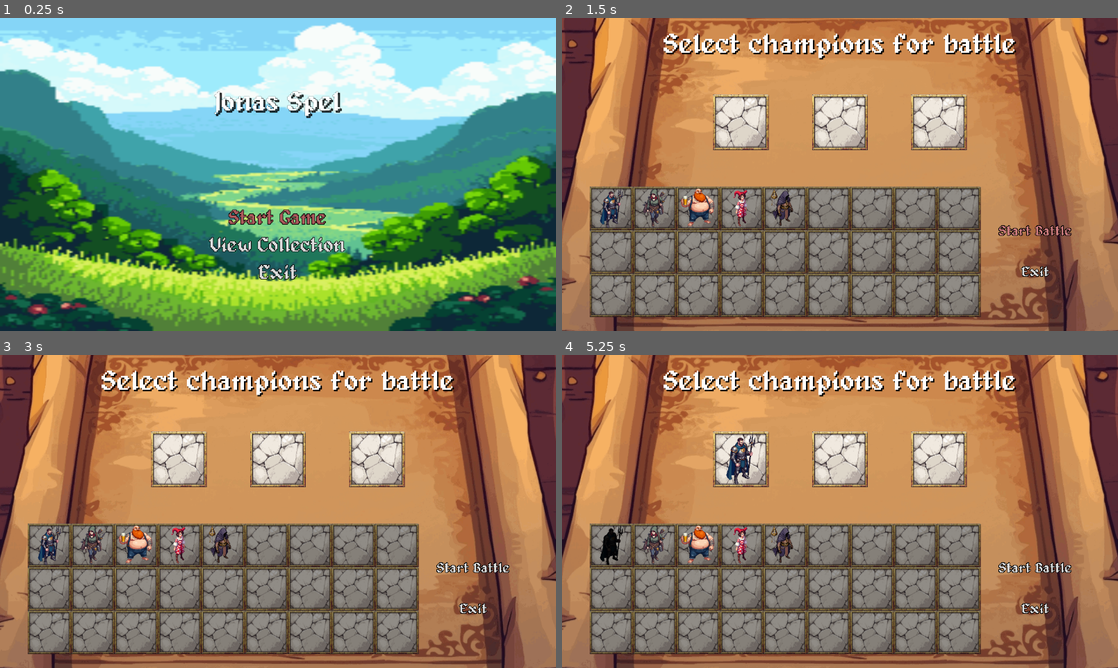
Above: before the commit, frames 1-4 (two rows, left to right).
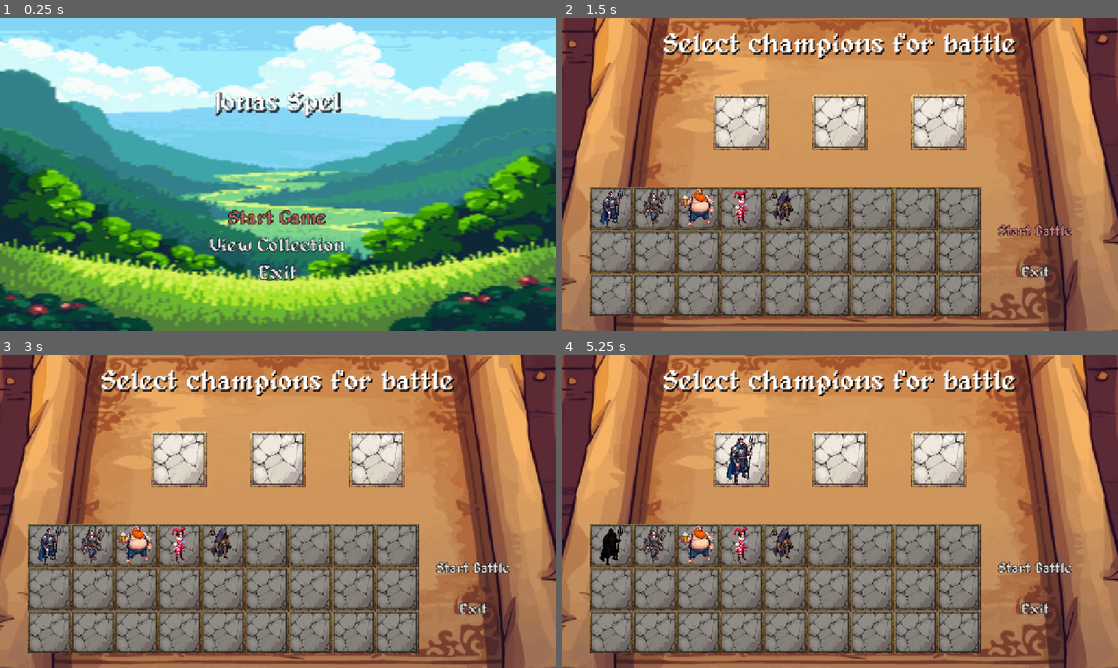
Above: after the commit, the same moments.

Repository: Pensho/Champ_Collector_2
Game: Godot game, scene res://Scenes/main.tscn
Two runs of this game, one before a commit and one after it. Both use one fixed random seed, a clock stepped at 60 frames per second and the inputs below.
Inputs (mouse positions are in pixels of both pictures, inside the frame that each line leads up to):
- Up to frame 1 (0.25 s): no input
- Up to frame 2 (1.5 s): click "Start Game" at 0.5 s; click "Start Battle" at 1.25 s
- Up to frame 3 (3 s): click "Start Battle" at 2 s; click (177, 458) at 2.75 s
- Up to frame 4 (5.25 s): click (840, 458) at 3.5 s; click (940, 458) at 4.25 s; click (612, 545) at 5.02 s

The runs differ from the first frame. In frame 1, 2.7% of the frame differs, in the area x 0-100%, y 1-99%; in frame 2, 7.9%; in frame 3, 7.9%; in frame 4, 8.0%, in the area x 0-100%, y 0-100%.

Commit message:
Turn bar revamp & character death visuals
Made the turn bar and characters representation much larger, this makes it much easier to see on a phone.
Disconnected the reliance on pixels to an abstract speed calculation that also allows easy balance to set how long a player would need to wait at most for a turn.
Resolves: #26 & #32

Added a grayscale shader to characters that has died to make it clearer for the player.

Diff:
--- /dev/null
+++ b/Assets/Champ Collector/Shaders/grayscale.gdshader
@@ -0,0 +1,7 @@
+shader_type canvas_item;
+
+uniform bool weighted = true;
+
+void fragment() {
+	COLOR.rgb = mix(vec3((COLOR.r + COLOR.g + COLOR.b) / 3.0),  vec3(0.299 * COLOR.r + 0.587 * COLOR.g + 0.114 * COLOR.b), float(weighted));
+}
--- a/Data/Character_Player_Variants/Herald_of_the_loom.tres
+++ b/Data/Character_Player_Variants/Herald_of_the_loom.tres
@@ -21,7 +21,5 @@
 _resistance = 30
 _mysticism = 70
 _knowledge = 10
-_critChance = 5
-_critDamage = 150
-_attributes_weights = Array[int]([6, 6, 8])
+_attributes_weights = Array[int]([6, 6, 4])
 metadata/_custom_type_script = "uid://ftdwxfh8y3n1"
--- a/Data/Character_Player_Variants/Jester.tres
+++ b/Data/Character_Player_Variants/Jester.tres
@@ -10,8 +10,6 @@
 _name = "Jester"
 _texture = "res://Assets/Champ Collector/Creatures/Jester/Jester_0001.png"
 _normal_map = "res://Assets/Champ Collector/Creatures/Jester/Jester_0001_Normal_Map.png"
-_rarity = 0
-_faction = 0
 _role = 11
 _skills = Array[ExtResource("1_r2vnm")]([ExtResource("2_3tcpa"), ExtResource("2_3tcpa"), ExtResource("3_efesd")])
 _health = 70
@@ -22,6 +20,4 @@
 _resistance = 30
 _mysticism = 20
 _knowledge = 20
-_critChance = 5
-_critDamage = 150
-_attributes_weights = Array[int]([0, 2, 3, 8])
+_attributes_weights = Array[int]([0, 2, 3, 5])
--- a/Data/Character_Player_Variants/Thief.tres
+++ b/Data/Character_Player_Variants/Thief.tres
@@ -10,7 +10,6 @@
 _name = "Thief"
 _texture = "res://Assets/Champ Collector/Creatures/Thief/Thief_0001.png"
 _normal_map = "res://Assets/Champ Collector/Creatures/Thief/Thief_0001_Normal_Map.png"
-_rarity = 0
 _faction = 2
 _role = 2
 _skills = Array[ExtResource("1_n4f0a")]([ExtResource("2_3tcpa"), ExtResource("2_3tcpa"), ExtResource("3_3tcpa")])
@@ -23,6 +22,5 @@
 _mysticism = 10
 _knowledge = 20
 _critChance = 15
-_critDamage = 150
-_attributes_weights = Array[int]([])
+_attributes_weights = Array[int]([2, 2, 7, 4])
 metadata/_custom_type_script = "uid://ftdwxfh8y3n1"
--- a/Scenes/battle.tscn
+++ b/Scenes/battle.tscn
@@ -32,36 +32,35 @@
 
 [node name="Character_1" parent="." instance=ExtResource("3_ww2ai")]
 visible = false
-position = Vector2(70, 370)
+position = Vector2(43, 302)
 _target_ID = 0
 
 [node name="Character_2" parent="." instance=ExtResource("3_ww2ai")]
 visible = false
-position = Vector2(280, 430)
+position = Vector2(299, 374)
 _target_ID = 1
 
 [node name="Character_3" parent="." instance=ExtResource("3_ww2ai")]
 visible = false
-position = Vector2(530, 460)
+position = Vector2(599, 379)
 _target_ID = 2
 
 [node name="Enemy_1" parent="." instance=ExtResource("3_ww2ai")]
 visible = false
-position = Vector2(295, 196)
+position = Vector2(378, 108)
 _target_ID = 3
 
 [node name="Enemy_2" parent="." instance=ExtResource("3_ww2ai")]
 visible = false
-position = Vector2(566, 177)
+position = Vector2(638, 121)
 _target_ID = 4
 
 [node name="Enemy_3" parent="." instance=ExtResource("3_ww2ai")]
 visible = false
-position = Vector2(813, 233)
+position = Vector2(879, 178)
 _target_ID = 5
 
-[node name="Battle UI" parent="." node_paths=PackedStringArray("_character_repr") instance=ExtResource("2_1ruyk")]
-_character_repr = [NodePath("../Character_1"), NodePath("../Character_2"), NodePath("../Character_3"), NodePath("../Enemy_1"), NodePath("../Enemy_2"), NodePath("../Enemy_3")]
+[node name="Battle UI" parent="." instance=ExtResource("2_1ruyk")]
 
 [node name="Turn_Indicator" type="TextureRect" parent="."]
 material = ExtResource("6_qeyqd")
--- a/Scenes/battle_ui.tscn
+++ b/Scenes/battle_ui.tscn
@@ -1,9 +1,10 @@
-[gd_scene load_steps=14 format=3 uid="uid://dy5q1foc8kon5"]
+[gd_scene load_steps=15 format=3 uid="uid://dy5q1foc8kon5"]
 
 [ext_resource type="Script" uid="uid://che4nfxkv8ukc" path="res://Scripts/UI/battle_ui.gd" id="1_gfldn"]
 [ext_resource type="Texture2D" uid="uid://cj6uxwt730ish" path="res://Assets/Champ Collector/Icons/Turn_Bar/walking-boot.svg" id="2_6sbxc"]
 [ext_resource type="Material" uid="uid://2tvv2h51laxc" path="res://Assets/Champ Collector/Material/Unshaded.tres" id="2_d07u5"]
 [ext_resource type="Shader" uid="uid://bxqgowk0maklx" path="res://Assets/Champ Collector/Shaders/battle_ui_button.gdshader" id="2_scq05"]
+[ext_resource type="Script" uid="uid://bdj0g5fc8d26k" path="res://Scripts/UI/turn_bar.gd" id="3_6lbqc"]
 [ext_resource type="Texture2D" uid="uid://dttmv410f1bo5" path="res://Assets/Champ Collector/Icons/Abilities/Stab/Stab_3.jpg" id="4_4blpl"]
 [ext_resource type="Material" uid="uid://btoxlv6hhnxp6" path="res://Assets/Champ Collector/Material/SkillMaterialShader.tres" id="4_d07u5"]
 [ext_resource type="Texture2D" uid="uid://ctbnnvhe6erv0" path="res://Assets/Champ Collector/Icons/Abilities/Bolas/Bolas_2.jpg" id="4_nm010"]
@@ -46,7 +47,7 @@
 shader_parameter/feather = 0.03
 shader_parameter/center = Vector2(0.5, 0.5)
 
-[node name="Battle UI" type="Control" node_paths=PackedStringArray("_char_turns")]
+[node name="Battle UI" type="Control"]
 layout_mode = 3
 anchors_preset = 15
 anchor_right = 1.0
@@ -54,67 +55,19 @@
 grow_horizontal = 2
 grow_vertical = 2
 script = ExtResource("1_gfldn")
-_char_turns = [NodePath("Camera2D/PlayerInfoBox/Char_1"), NodePath("Camera2D/PlayerInfoBox/Char_2"), NodePath("Camera2D/PlayerInfoBox/Char_3"), NodePath("Camera2D/PlayerInfoBox/Char_4"), NodePath("Camera2D/PlayerInfoBox/Char_5"), NodePath("Camera2D/PlayerInfoBox/Char_6")]
 
-[node name="Camera2D" type="Camera2D" parent="."]
-position = Vector2(641, 360)
-
-[node name="PlayerInfoBox" type="Panel" parent="Camera2D"]
-material = ExtResource("2_d07u5")
-offset_left = -614.0
-offset_top = -330.0
-offset_right = -264.0
-offset_bottom = -284.0
-theme_override_styles/panel = SubResource("StyleBoxFlat_4blpl")
-
-[node name="Char_1" type="TextureRect" parent="Camera2D/PlayerInfoBox"]
+[node name="PlayerInfoBox" type="Panel" parent="." node_paths=PackedStringArray("_char_turns")]
 material = ExtResource("2_d07u5")
 layout_mode = 0
-offset_top = -15.0
-offset_right = 40.0
-offset_bottom = 25.0
-expand_mode = 1
+offset_left = 20.0
+offset_top = 623.0
+offset_right = 1260.0
+offset_bottom = 703.0
+theme_override_styles/panel = SubResource("StyleBoxFlat_4blpl")
+script = ExtResource("3_6lbqc")
+_char_turns = [NodePath("Char_1"), NodePath("Char_2"), NodePath("Char_3"), NodePath("Char_4"), NodePath("Char_5"), NodePath("Char_6")]
 
-[node name="Char_2" type="TextureRect" parent="Camera2D/PlayerInfoBox"]
-material = ExtResource("2_d07u5")
-layout_mode = 0
-offset_top = -10.0
-offset_right = 40.0
-offset_bottom = 30.0
-expand_mode = 1
-
-[node name="Char_3" type="TextureRect" parent="Camera2D/PlayerInfoBox"]
-material = ExtResource("2_d07u5")
-layout_mode = 0
-offset_top = -5.0
-offset_right = 40.0
-offset_bottom = 35.0
-expand_mode = 1
-
-[node name="Char_4" type="TextureRect" parent="Camera2D/PlayerInfoBox"]
-material = ExtResource("2_d07u5")
-layout_mode = 0
-offset_right = 40.0
-offset_bottom = 40.0
-expand_mode = 1
-
-[node name="Char_5" type="TextureRect" parent="Camera2D/PlayerInfoBox"]
-material = ExtResource("2_d07u5")
-layout_mode = 0
-offset_top = 5.0
-offset_right = 40.0
-offset_bottom = 45.0
-expand_mode = 1
-
-[node name="Char_6" type="TextureRect" parent="Camera2D/PlayerInfoBox"]
-material = ExtResource("2_d07u5")
-layout_mode = 0
-offset_top = 10.0
-offset_right = 40.0
-offset_bottom = 50.0
-expand_mode = 1
-
-[node name="Turn_meter_icon" type="TextureRect" parent="Camera2D/PlayerInfoBox"]
+[node name="Turn_meter_icon" type="TextureRect" parent="PlayerInfoBox"]
 material = ExtResource("2_d07u5")
 layout_mode = 1
 anchors_preset = 4
@@ -128,44 +81,95 @@
 texture = ExtResource("2_6sbxc")
 expand_mode = 1
 
-[node name="Skill_Focus" type="TextureRect" parent="Camera2D"]
+[node name="Char_1" type="TextureRect" parent="PlayerInfoBox"]
 material = ExtResource("2_d07u5")
-offset_left = -851.0
-offset_top = -358.0
-offset_right = -651.0
-offset_bottom = -158.0
+layout_mode = 0
+offset_top = -15.0
+offset_right = 40.0
+offset_bottom = 25.0
+expand_mode = 1
+
+[node name="Char_2" type="TextureRect" parent="PlayerInfoBox"]
+material = ExtResource("2_d07u5")
+layout_mode = 0
+offset_top = -10.0
+offset_right = 40.0
+offset_bottom = 30.0
+expand_mode = 1
+
+[node name="Char_3" type="TextureRect" parent="PlayerInfoBox"]
+material = ExtResource("2_d07u5")
+layout_mode = 0
+offset_top = -5.0
+offset_right = 40.0
+offset_bottom = 35.0
+expand_mode = 1
+
+[node name="Char_4" type="TextureRect" parent="PlayerInfoBox"]
+material = ExtResource("2_d07u5")
+layout_mode = 0
+offset_right = 40.0
+offset_bottom = 40.0
+expand_mode = 1
+
+[node name="Char_5" type="TextureRect" parent="PlayerInfoBox"]
+material = ExtResource("2_d07u5")
+layout_mode = 0
+offset_top = 5.0
+offset_right = 40.0
+offset_bottom = 45.0
+expand_mode = 1
+
+[node name="Char_6" type="TextureRect" parent="PlayerInfoBox"]
+material = ExtResource("2_d07u5")
+layout_mode = 0
+offset_top = 10.0
+offset_right = 40.0
+offset_bottom = 50.0
+expand_mode = 1
+
+[node name="Skill_Focus" type="TextureRect" parent="."]
+material = ExtResource("2_d07u5")
+layout_mode = 0
+offset_left = -211.0
+offset_top = 2.0
+offset_right = -11.0
+offset_bottom = 202.0
 texture = SubResource("GradientTexture2D_6lbqc")
 
-[node name="Skill_1" type="Button" parent="Camera2D"]
+[node name="Skill_1" type="Button" parent="."]
 visible = false
 material = ExtResource("4_d07u5")
-offset_left = 209.0
-offset_top = 186.0
-offset_right = 359.0
-offset_bottom = 336.0
+layout_mode = 0
+offset_left = 1103.0
+offset_top = 129.0
+offset_right = 1253.0
+offset_bottom = 279.0
 icon = ExtResource("4_nm010")
 expand_icon = true
 
-[node name="Skill_2" type="Button" parent="Camera2D"]
+[node name="Skill_2" type="Button" parent="."]
 visible = false
 material = SubResource("ShaderMaterial_6lbqc")
-offset_left = 423.0
-offset_top = 153.0
-offset_right = 573.0
-offset_bottom = 303.0
+layout_mode = 0
+offset_left = 1102.0
+offset_top = 289.0
+offset_right = 1252.0
+offset_bottom = 439.0
 icon = ExtResource("4_4blpl")
 expand_icon = true
 
-[node name="Skill_3" type="Button" parent="Camera2D"]
+[node name="Skill_3" type="Button" parent="."]
 visible = false
 material = SubResource("ShaderMaterial_rvbdk")
-offset_left = 447.0
-offset_top = -41.0
-offset_right = 597.0
-offset_bottom = 109.0
+layout_mode = 0
+offset_left = 1103.0
+offset_top = 453.0
+offset_right = 1253.0
+offset_bottom = 603.0
 icon = ExtResource("6_scq05")
 expand_icon = true
 
-[connection signal="button_up" from="Camera2D/Skill_1" to="." method="_on_skill_1_button_up"]
-[connection signal="button_up" from="Camera2D/Skill_2" to="." method="_on_skill_2_button_up"]
-[connection signal="button_up" from="Camera2D/Skill_3" to="." method="_on_skill_3_button_up"]
+[connection signal="button_up" from="Skill_1" to="." method="_on_skill_1_button_up"]
+[connection signal="button_up" from="Skill_2" to="." method="_on_skill_2_button_up"]
+[connection signal="button_up" from="Skill_3" to="." method="_on_skill_3_button_up"]
--- a/Scripts/Character/Skills.gd
+++ b/Scripts/Character/Skills.gd
@@ -6,7 +6,6 @@
 
 const PLAYER_IDS: Array[int] = [0,1,2]
 const MONSTER_IDS: Array[int] = [3,4,5]
-const HEAP_ON_MULTIPLIER: float = 0.2
 
 static var _heap_on_stacks: Array[int] = [0, 0, 0, 0, 0, 0]
 static var _heap_on_value: Array[float] = [1.0, 1.0, 1.0, 1.0, 1.0, 1.0]
@@ -20,7 +19,7 @@
 	match p_skill.skill_type:
 		Types.Skill_Type.Heap_On:
 			if (0 == _heap_on_stacks[p_caster_ID]):
-				_heap_on_value[p_caster_ID] = float(p_caster_attr[Types.Attribute.Health]) * HEAP_ON_MULTIPLIER
+				_heap_on_value[p_caster_ID] = float(p_caster_attr[Types.Attribute.Health]) * main.GAME_BALANCE.HEAP_ON_MULTIPLIER
 			p_caster_attr[Types.Attribute.Health] += int(_heap_on_value[p_caster_ID] * float(_heap_on_stacks[p_caster_ID]))
 			_heap_on_stacks[p_caster_ID] += 1
 		Types.Skill_Type.Burning_Bolas:
--- a/Scripts/UI/battle_ui.gd
+++ b/Scripts/UI/battle_ui.gd
@@ -1,24 +1,31 @@
 class_name BattleUI extends Control
 
 @warning_ignore_start("unused_private_class_variable")
-@export var _char_turns: Array[TextureRect]
-@onready var _skill_button_1: Button = $Camera2D/Skill_1
-@onready var _skill_button_2: Button = $Camera2D/Skill_2
-@onready var _skill_button_3: Button = $Camera2D/Skill_3
-@export var _character_repr: Array[CharacterRepresentation]
-@onready var skill_focus: TextureRect = $Camera2D/Skill_Focus
+@onready var _skill_button_1: Button = $Skill_1
+@onready var _skill_button_2: Button = $Skill_2
+@onready var _skill_button_3: Button = $Skill_3
+@onready var skill_focus: TextureRect = $Skill_Focus
+@onready var _turn_bar: TurnBar = $PlayerInfoBox
 @warning_ignore_restore("unused_private_class_variable")
 
 const DAMAGE_NUMBER_TEMPLATE = preload("res://Scenes/ui/Damage_Number.tscn")
-const SKILL_GLOW_POS_1: Vector2 = Vector2(184.0, 161.0)
-const SKILL_GLOW_POS_2: Vector2 = Vector2(398.0, 128.0)
-const SKILL_GLOW_POS_3: Vector2 = Vector2(422.0, -66.0)
-const SKILL_GLOW_POS_HIDDEN: Vector2 = Vector2(2000.0, 0.0)
+var SKILL_GLOW_POS_1: Vector2
+var SKILL_GLOW_POS_2: Vector2
+var SKILL_GLOW_POS_3: Vector2
+const SKILL_GLOW_POS_HIDDEN: Vector2 = Vector2(-2000.0, 0.0)
 
 signal battle_skill_selected(p_skill_ID: int)
 
 var _damage_number_2d_pool: Array[DamageNumber2D] = []
 var _allow_new_effects: bool = true
+
+func Init() -> void:
+	SKILL_GLOW_POS_1 = Vector2(_skill_button_1.position.x - 25.0, _skill_button_1.position.y - 25.0)
+	print("Glow pos 1: ", SKILL_GLOW_POS_1)
+	SKILL_GLOW_POS_2 = Vector2(_skill_button_2.position.x - 25.0, _skill_button_2.position.y - 25.0)
+	print("Glow pos 2: ", SKILL_GLOW_POS_2)
+	SKILL_GLOW_POS_3 = Vector2(_skill_button_3.position.x - 25.0, _skill_button_3.position.y - 25.0)
+	print("Glow pos 3: ", SKILL_GLOW_POS_3)
 
 func CleanUp() -> void:
 	_allow_new_effects = false
--- a/Scripts/UI/pre_battle_menu.gd
+++ b/Scripts/UI/pre_battle_menu.gd
@@ -16,7 +16,7 @@
 var _used_character_textures: Dictionary[Types.Role, Texture]
 var _available_to_chosen_IDs: Dictionary[int, int] = {0: -1, 1: -1, 2: -1}
 
-func Init(p_context_container: ContextContainer) -> void:
+func Init(_p_context_container: ContextContainer) -> void:
 	_character_collection = main._character_collection.GetAllCharacters().values()
 	var collected_types := main._character_collection.GetCollectedTypes()
 	for type in collected_types.keys():
--- /dev/null
+++ b/Scripts/UI/turn_bar.gd
@@ -0,0 +1,53 @@
+class_name TurnBar extends Panel
+
+const Types = preload("res://Scripts/common_enums.gd")
+const GRAYSCALE = preload("uid://ia57lns0336p")
+const NO_CHARACTERS_TURN: int = -1
+var BASE_VELOCITY: float = self.size.x / main.GAME_BALANCE.TURN_DURATION_SECONDS
+var GRAYSCALE_MATERIAL: ShaderMaterial
+
+@export var _char_turns: Array[TextureRect]
+var _highest_speed: int = 0
+var _characters_normalized_speed: Dictionary[int, float]
+var _characters_turn_ID = -1
+
+func Init(p_characters: Dictionary[int, Character]):
+	for i in p_characters.keys():
+		if (p_characters[i]._attributes[Types.Attribute.Speed] > _highest_speed):
+			_highest_speed = p_characters[i].GetBattleAttribute(Types.Attribute.Speed)
+	for i in p_characters.keys():
+		_characters_normalized_speed[i] = float(p_characters[i].GetBattleAttribute(Types.Attribute.Speed)) / float(_highest_speed)
+		_char_turns[i].size.y = self.size.y * 0.7
+		_char_turns[i].size.x = _char_turns[i].size.y
+		_char_turns[i].position.y = -15 + (i * 10)
+		_char_turns[i].texture = load(p_characters[i]._texture)
+	GRAYSCALE_MATERIAL = ShaderMaterial.new()
+	GRAYSCALE_MATERIAL.shader = GRAYSCALE
+
+func GetActiveTurnID() -> int:
+	return _characters_turn_ID
+
+func TurnCompleteForCharacter(p_character_ID) -> void:
+	_char_turns[p_character_ID].position.x = 0
+	_characters_turn_ID = NO_CHARACTERS_TURN
+
+func Update(p_delta: float, p_character_ID) -> void:
+	if(_characters_turn_ID != NO_CHARACTERS_TURN):
+		return
+
+	var frame_distance: float = BASE_VELOCITY * _characters_normalized_speed[p_character_ID] * p_delta
+	_char_turns[p_character_ID].position.x += frame_distance
+
+	if((_char_turns[p_character_ID].position.x + _char_turns[p_character_ID].size.x) > self.size.x):
+		_char_turns[p_character_ID].position.x = self.size.x - _char_turns[p_character_ID].size.x
+		_characters_turn_ID = p_character_ID
+
+func BumpCharacter(p_character_ID: int, p_progress_change: float):
+	_char_turns[p_character_ID].position.x += p_progress_change * self.size.x
+	ConstrictTurnLocation(p_character_ID)
+
+func ConstrictTurnLocation(p_character_ID: int) -> void:
+	_char_turns[p_character_ID].position.x = clamp(_char_turns[p_character_ID].position.x, 0, self.size.x - _char_turns[p_character_ID].size.x)
+
+func ShowCharacterAsDead(p_dead_char_ID: int):
+	_char_turns[p_dead_char_ID].material = GRAYSCALE_MATERIAL
--- a/Scripts/battle.gd
+++ b/Scripts/battle.gd
@@ -1,11 +1,13 @@
-extends Node2D
+class_name Battle extends Node2D
 
 const Types = preload("res://Scripts/common_enums.gd")
+const GRAYSCALE = preload("uid://ia57lns0336p")
 
 const NO_CHARACTERS_TURN: int = -1
 const TURN_POS_X_THRESHOLD: int = 360
 const PLAYER_IDS: Array[int] = [0,1,2]
 const ENEMY_IDS: Array[int] = [3,4,5]
+var GRAYSCALE_MATERIAL: ShaderMaterial
 
 @export var _character_repr: Array[CharacterRepresentation]
 
@@ -53,10 +55,15 @@
 	for i in battlecontext._enemies_wave_1.size():
 		_characters[i + 3] = Character.new()
 		_characters[i + 3].InstantiateNew(battlecontext._enemies_wave_1[i], -1)
+		_characters[i + 3]._attributes[Types.Attribute.Speed] += randi_range(-3, 3)
 		_characters[i + 3]._currentHealth = _characters[i + 3].GetBattleAttribute(Types.Attribute.Health)  * main.GAME_BALANCE.ATTRIBUTE_HEALTH_MULTIPLIER
 		VisualizeCharacter(i + 3)
-		_battle_ui._char_turns[i + 3].texture = load(_characters[i + 3]._texture)
-		_character_repr[i + 3].show()
+
+	GRAYSCALE_MATERIAL = ShaderMaterial.new()
+	GRAYSCALE_MATERIAL.shader = GRAYSCALE
+
+	_battle_ui.Init()
+	_battle_ui._turn_bar.Init(_characters)
 
 	_initialized = true
 
@@ -75,12 +82,6 @@
 			if (ENEMY_IDS.has(i)):
 				_characters[i]._currentHealth = 1
 				UpdateLifeBar(i)
-
-func ConstrictTurnLocation(p_characterID: int) -> void:
-	if(_battle_ui._char_turns[p_characterID].position.x + _battle_ui._char_turns[p_characterID].get_rect().size.x > TURN_POS_X_THRESHOLD):
-		_battle_ui._char_turns[p_characterID].position.x = TURN_POS_X_THRESHOLD - _battle_ui._char_turns[p_characterID].get_rect().size.x
-	elif(_battle_ui._char_turns[p_characterID].position.x < 0):
-		_battle_ui._char_turns[p_characterID].position.x = 0
 
 func StartTurn() -> void:
 	_turn_indicator.position.x = _character_repr[_characterIDs_turn].position.x + (_character_repr[_characterIDs_turn]._character_texture.size.x * 0.5) - (_turn_indicator.size.x * 0.5)
@@ -111,7 +112,7 @@
 						EndBattle(battle_state)
 						break
 
-					_battle_ui._char_turns[_characterIDs_turn].position -= Vector2(TURN_POS_X_THRESHOLD - _battle_ui._char_turns[_characterIDs_turn].get_rect().size.x, 0)
+					_battle_ui._turn_bar.TurnCompleteForCharacter(_characterIDs_turn)
 					_characterIDs_turn = NO_CHARACTERS_TURN
 					_turn_indicator.hide()
 				else:
@@ -127,12 +128,11 @@
 	if(_characters[p_characterID]._currentHealth <= 0):
 		return
 	# No ones turn yet, so move along the turn order.
-	if(_battle_ui._char_turns[p_characterID].position.x + _battle_ui._char_turns[p_characterID].get_rect().size.x < TURN_POS_X_THRESHOLD):
-		_battle_ui._char_turns[p_characterID].position += Vector2(_characters[p_characterID]._attributes[Types.Attribute.Speed] * p_delta * 2, 0)
-	else:
-		#print("Now a turn for character ID: ", p_characterID)
-		_characterIDs_turn = p_characterID
-		StartTurn()
+	_battle_ui._turn_bar.Update(p_delta, p_characterID)
+	_characterIDs_turn = _battle_ui._turn_bar.GetActiveTurnID()
+	if(NO_CHARACTERS_TURN == _characterIDs_turn):
+		return
+	StartTurn()
 
 func UpdateLifeBar(p_characterID: int) -> void:
 	if(_characters[p_characterID]._currentHealth < 0):
@@ -140,6 +140,8 @@
 		_characters[p_characterID]._active_buffs.clear()
 		_characters[p_characterID]._active_debuffs.clear()
 		_character_repr[p_characterID].ClearStatusEffects()
+		_battle_ui._turn_bar.ShowCharacterAsDead(p_characterID)
+		_character_repr[p_characterID]._character_texture.material = GRAYSCALE_MATERIAL
 	elif (_characters[p_characterID]._currentHealth > (_characters[p_characterID].GetBattleAttribute(Types.Attribute.Health) * main.GAME_BALANCE.ATTRIBUTE_HEALTH_MULTIPLIER)):
 		_characters[p_characterID]._currentHealth = _characters[p_characterID].GetBattleAttribute(Types.Attribute.Health) * main.GAME_BALANCE.ATTRIBUTE_HEALTH_MULTIPLIER
 
@@ -150,11 +152,10 @@
 	_character_repr[p_characterID]._level.text = str(_characters[p_characterID]._level)
 	var character_canvas_texture = CanvasTexture.new()
 	character_canvas_texture.diffuse_texture = load(_characters[p_characterID]._texture)
-	character_canvas_texture.normal_texture = load(_characters[p_characterID]._texture)
+	character_canvas_texture.normal_texture = load(_characters[p_characterID]._normal_map)
 	_character_repr[p_characterID]._character_texture.texture = character_canvas_texture
 	_character_repr[p_characterID]._lifebar.max_value = (_characters[p_characterID].GetBattleAttribute(Types.Attribute.Health) * main.GAME_BALANCE.ATTRIBUTE_HEALTH_MULTIPLIER)
 	UpdateLifeBar(p_characterID)
-	_battle_ui._char_turns[p_characterID].texture = load(_characters[p_characterID]._texture)
 	_character_repr[p_characterID].show()
 
 func ResolveSkill(p_caster_ID: int, p_target_IDs: Array[int], p_skill_ID) -> void:
@@ -200,8 +201,8 @@
 				_characters[target_ID]._currentHealth -= damage_dealt
 				UpdateLifeBar(target_ID)
 
-		_battle_ui._char_turns[target_ID].position += Vector2(cast_skill.turn_effect, 0)
-		ConstrictTurnLocation(target_ID)
+		_battle_ui._turn_bar.BumpCharacter(target_ID, cast_skill.turn_effect)
+		_battle_ui._turn_bar.ConstrictTurnLocation(target_ID)
 
 func IsTheBattleOver() -> WinningTeam:
 	var player_alive: bool = false
@@ -260,7 +261,7 @@
 			_battle_ui._skill_button_1.hide()
 			_battle_ui._skill_button_2.hide()
 			_battle_ui._skill_button_3.hide()
-			_battle_ui._char_turns[_characterIDs_turn].position -= Vector2(TURN_POS_X_THRESHOLD - _battle_ui._char_turns[_characterIDs_turn].get_rect().size.x, 0)
+			_battle_ui._turn_bar.TurnCompleteForCharacter(_characterIDs_turn)
 			_characterIDs_turn = NO_CHARACTERS_TURN
 			_turn_indicator.hide()
 			_battle_ui.HideSkillGlow()
--- a/Scripts/game_balance.gd
+++ b/Scripts/game_balance.gd
@@ -65,3 +65,9 @@
 		Types.Attribute.CritChance,],
 }
 const ITEM_COLLECTION_LIMIT: int = 1000
+
+## Skills
+const HEAP_ON_MULTIPLIER: float = 0.2
+
+## Battle, Combat
+const TURN_DURATION_SECONDS: float = 2.5
--- /dev/null
+++ b/Tests/unit/test_battle.gd
@@ -0,0 +1 @@
+extends GutTest
--- a/project.godot
+++ b/project.godot
@@ -11,7 +11,7 @@
 [application]
 
 config/name="Jonas Spel"
-config/version="0.0.1"
+config/version="0.0.2"
 run/main_scene="uid://knp34r3jmafv"
 config/features=PackedStringArray("4.5", "Mobile")
 boot_splash/image="uid://cxe2lffkbra47"
@@ -25,6 +25,7 @@
 
 window/size/viewport_width=1280
 window/size/viewport_height=720
+window/stretch/mode="canvas_items"
 
 [editor]
 
Not shown, added: Assets/Champ Collector/Shaders/grayscale.gdshader.uid
Not shown, added: Scripts/UI/turn_bar.gd.uid
Not shown, added: Tests/unit/test_battle.gd.uid
